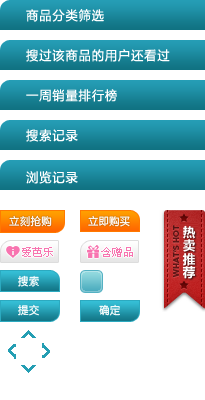
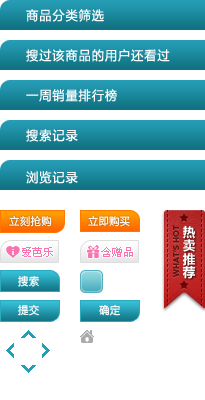
Comparing the layer stacks of the two 205 x 400 images. Changes:
hid "btn_open 副本 4" over [42, 343, 50, 358]
added layer "ico_home" above "btn_open 副本" over [80, 330, 94, 343]
hid "btn_open 副本", painted on it over [8, 344, 16, 359]
painted on "btn_open" over [6, 343, 50, 358]
